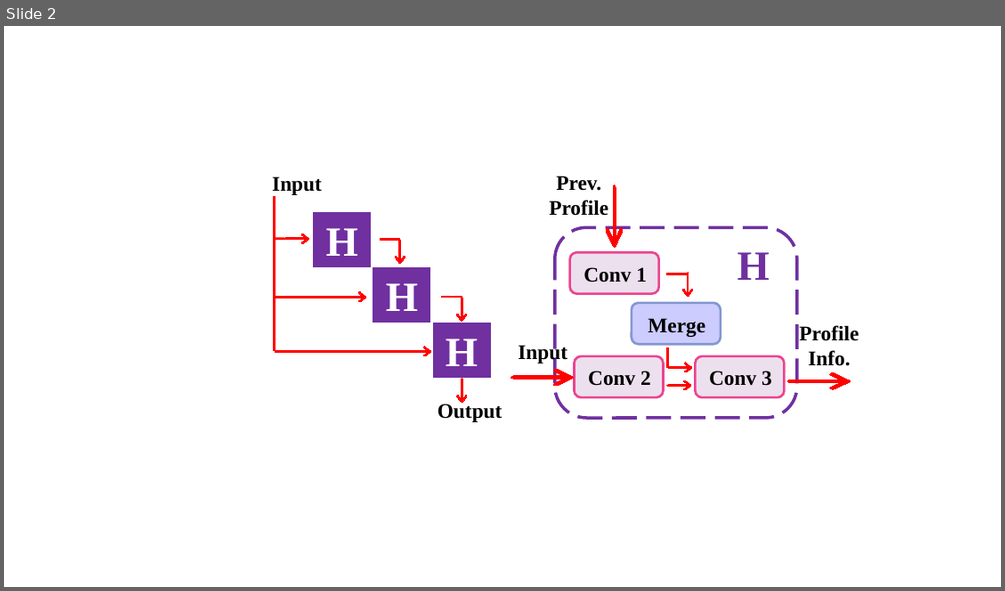
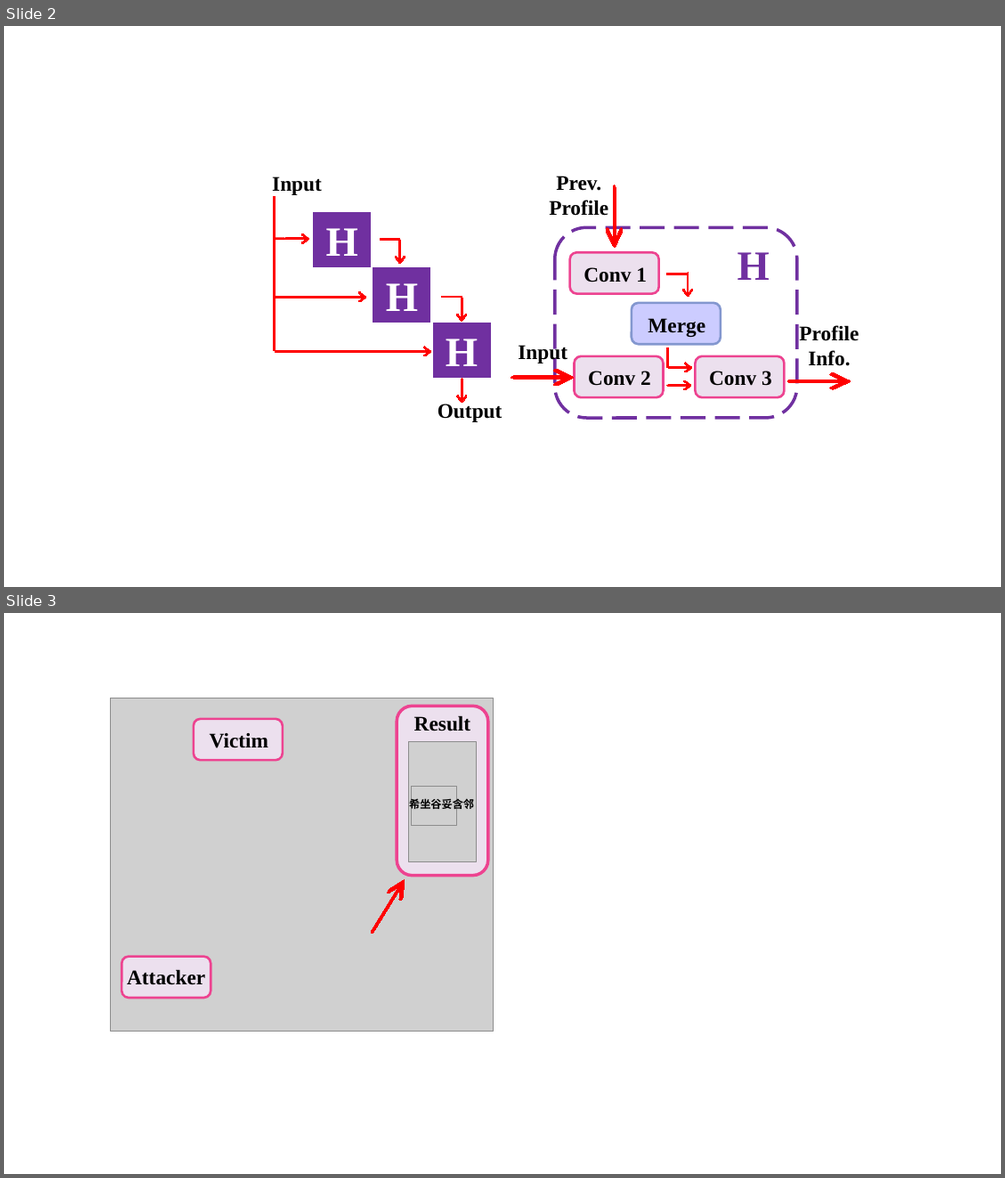
Before and after one commit to daibiaoxuwu/SEC-20, a slide deck: SEC.pptx. Shown one above the other, each under a label of ours: slide 2 before the commit, slides 2 and 3 after it. The pictures are 1005x591 and 1005x1178 pixels, drawn with LibreOffice and Linux fonts; fonts in the diff are those of the drawing; grey boxes stand for pictures. Boxes give left, top, right and bottom in pixels: in the first picture for what was removed or moved away, otherwise in the second. Text is boxed around its words. In the diff, an @@ line names an element or a change of style, - is before the commit and + after.

```diff
--- a/SEC.pptx
+++ b/SEC.pptx
@@ slide 3 added at bbox=[4, 613, 1001, 1174], background #FFFFFF @@
@@ picture added at bbox=[110, 698, 493, 1031] @@
@@ rounded rectangle added at bbox=[194, 719, 283, 761], fill #ECE0EE, outline #ED4390 2.25 pt @@
@@ rounded rectangle added at bbox=[396, 706, 488, 876], fill #ECE0EE, outline #ED4390 3 pt @@
@@ text added at bbox=[414, 715, 471, 731], 20 pt, text #000000, bold @@
+Result
@@ text added at bbox=[210, 733, 269, 748], 20 pt, text #000000, bold @@
+Victim
@@ picture added at bbox=[409, 742, 476, 861] @@
@@ text added at bbox=[409, 796, 474, 811], 10.5 pt, text #000000, bold @@
+希坐谷妥含邻
@@ picture added at bbox=[412, 786, 456, 825] @@
@@ freeform shape added at bbox=[364, 875, 411, 937], fill #FF0000, outline #FF0000 0.75 pt @@
@@ rounded rectangle added at bbox=[121, 957, 210, 997], fill #ECE0EE, outline #ED4390 2.25 pt @@
@@ text added at bbox=[127, 969, 205, 985], 20 pt, text #000000, bold @@
+Attacker
```
Also in this commit, not shown: 1 other slide added, 19 other files.
